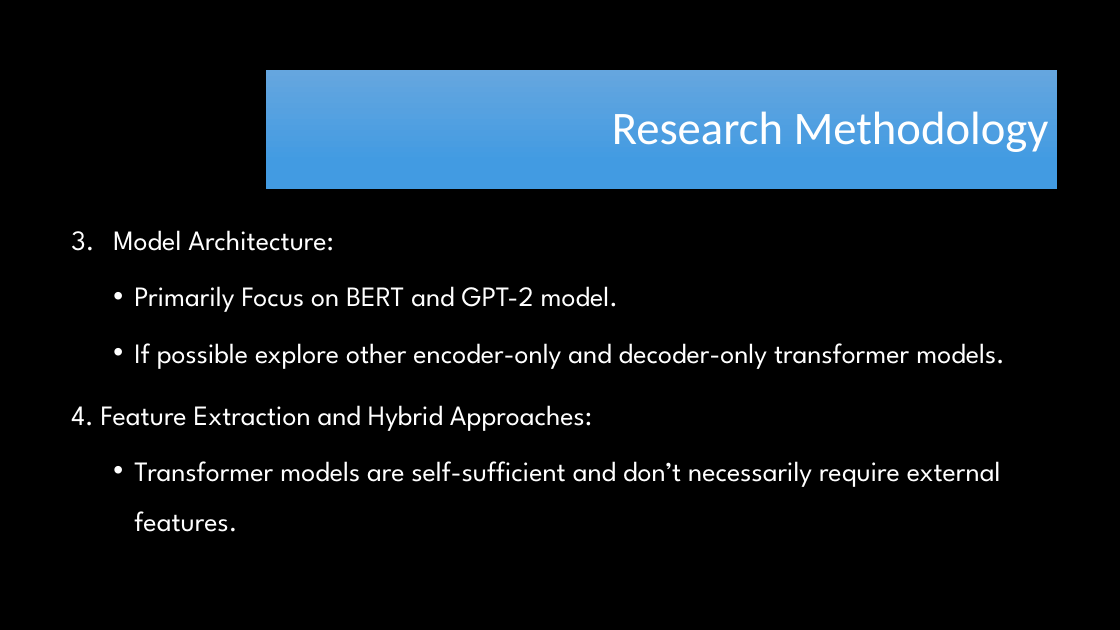
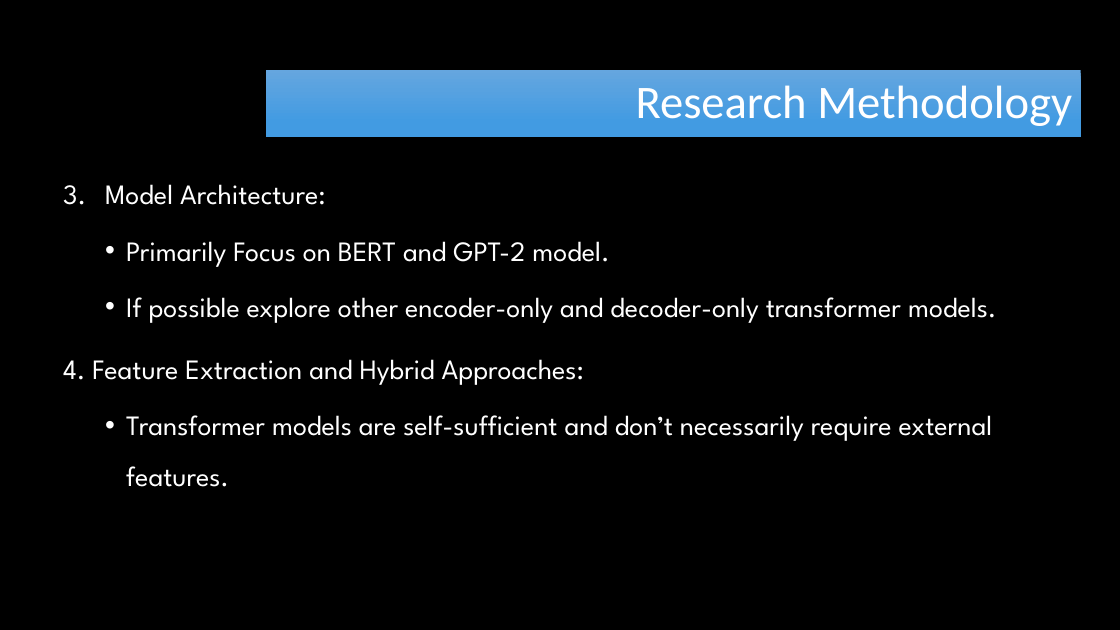
Before and after one commit to RayGone/Thesis, a slide deck: slide 15 of Proposal Defense Presentation.pptx. Drawn at 1120x630 pixels with LibreOffice and Linux fonts; fonts in the diff are those of the drawing; background and template pictures are left out. Boxes give left, top, right and bottom in pixels: in the first picture for what was removed or moved away, otherwise in the second. Text is boxed around its words. In the diff, an @@ line names an element or a change of style, - is before the commit and + after.

```diff
--- a/Proposal Defense Presentation.pptx
+++ b/Proposal Defense Presentation.pptx
@@ title "Research Methodology": place and size @@
-title "Research Methodology" at box(266, 71, 1058, 189)
+title "Research Methodology" at box(266, 71, 1081, 137)
@@ text "Model Architecture:": place and size @@
-text "Model Architecture:" at box(71, 230, 1005, 532)
+text "Model Architecture:" at box(63, 184, 997, 487)
```
Also in this commit, not shown: 12 other slides changed, 6 slides added, 1 slide removed.
